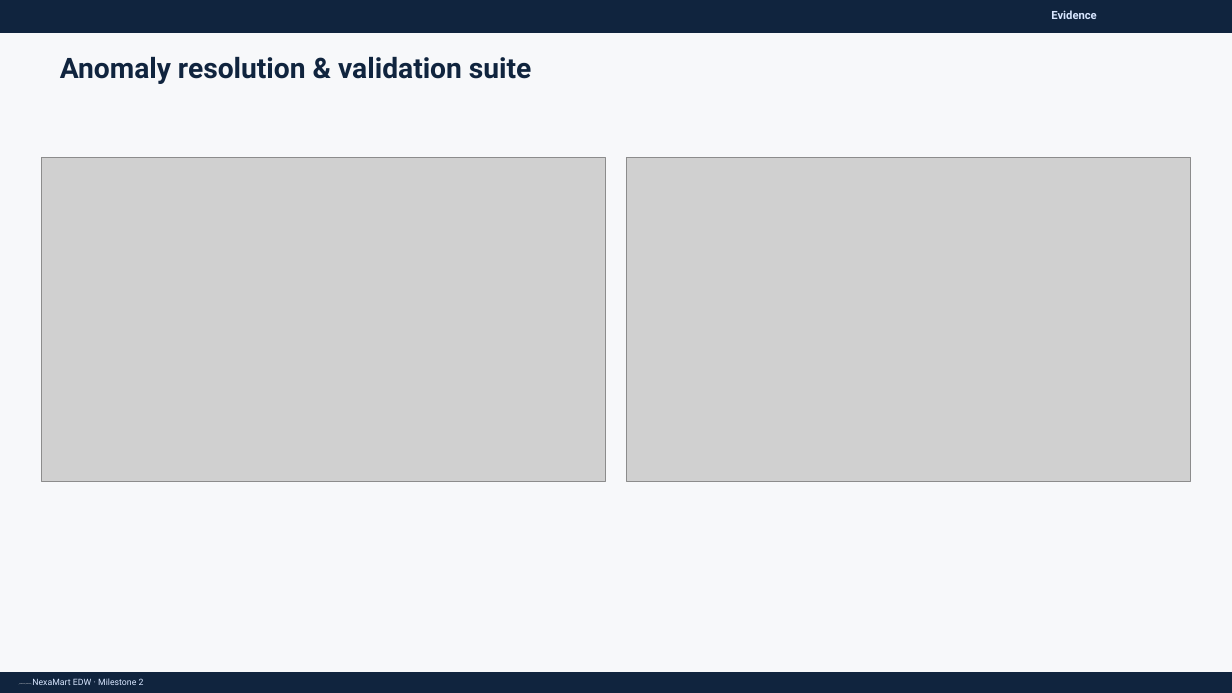
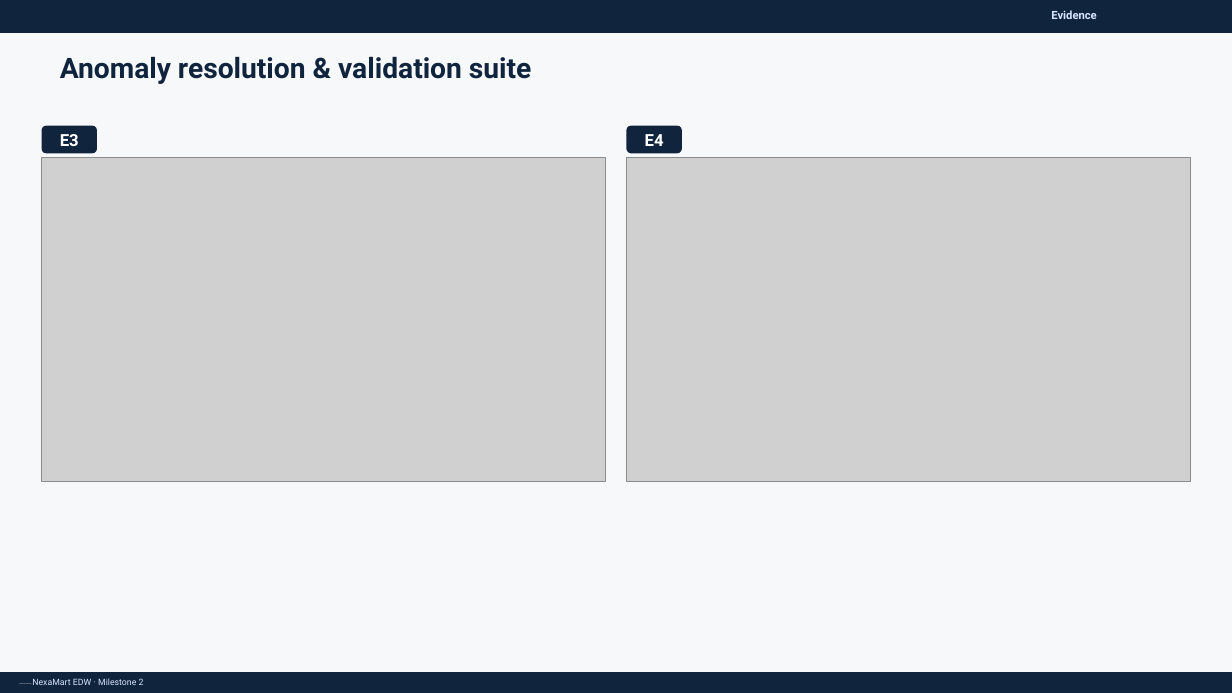
Before and after one commit to ARIF-rb/nexamart-m2, a slide deck: slide 17 of presentation/nexamart_m2_presentation.pptx. Drawn at 1232x693 pixels with LibreOffice and Linux fonts; fonts in the diff are those of the drawing; grey boxes stand for pictures. Boxes give left, top, right and bottom in pixels: in the first picture for what was removed or moved away, otherwise in the second. Text is boxed around its words. In the diff, an @@ line names an element or a change of style, - is before the commit and + after.

```diff
--- a/presentation/nexamart_m2_presentation.pptx
+++ b/presentation/nexamart_m2_presentation.pptx
@@ rounded rectangle added at [42,126,97,153], fill #10243E, 13 pt, text #FFFFFF, bold @@
+E3
@@ rounded rectangle added at [627,126,682,153], fill #10243E, 13 pt, text #FFFFFF, bold @@
+E4
```
Also in this commit, not shown: 10 other slides changed.
